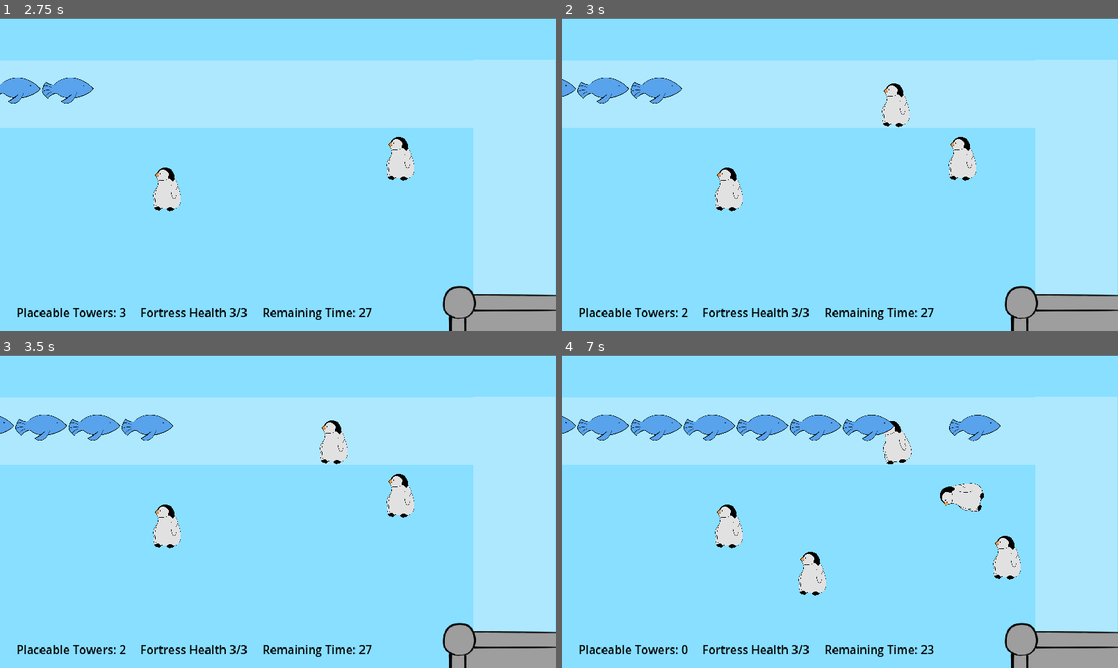
Above: before the commit, frames 1-4 (two rows, left to right).
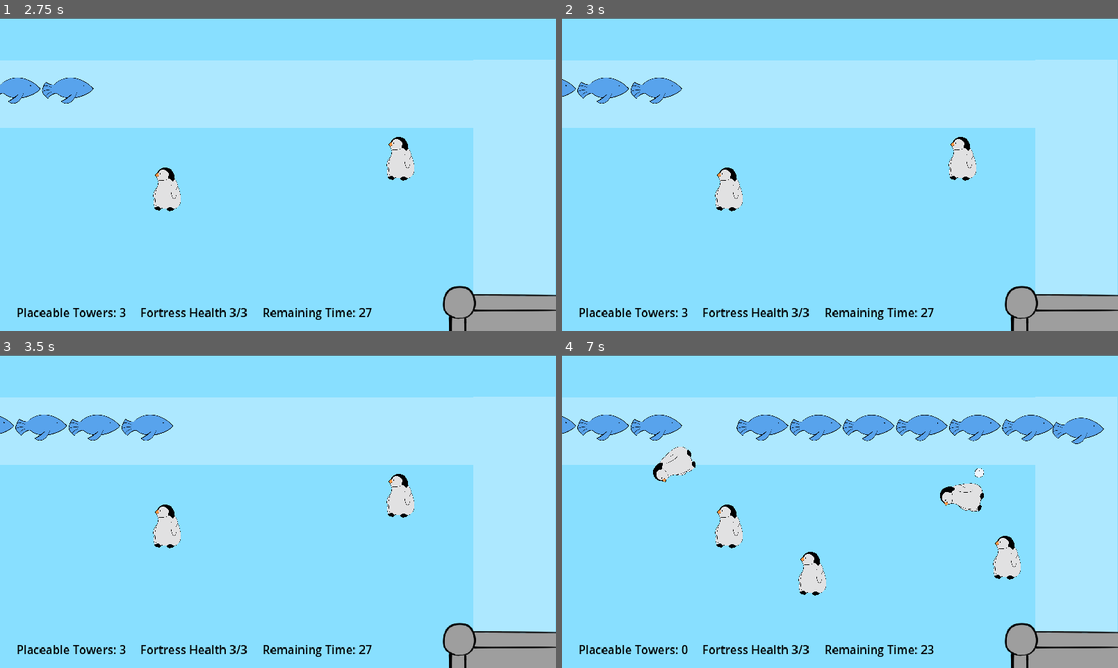
Above: after the commit, the same moments.

Repository: TraighScott/PenguinDefense
Game: Godot game, scene res://menus/main_menu.tscn
The game is run twice, just before and just after one commit, with the same random seed, the same clock (stepped at 60 frames per second) and the same inputs.
Inputs (mouse positions are in pixels of both pictures, inside the frame that each line leads up to):
- Up to frame 1 (2.75 s): click "Start" at 0.5 s; tap Enter at 1.25 s; move the mouse to (400, 158) at 1.27 s; click (400, 158) at 1.35 s; move the mouse to (166, 190) at 2.02 s; click (166, 190) at 2.1 s
- Up to frame 2 (3 s): move the mouse to (895, 105) at 2.77 s; click (895, 105) at 2.85 s
- Up to frame 3 (3.5 s): no input
- Up to frame 4 (7 s): move the mouse to (812, 574) at 3.52 s; click (812, 574) at 3.6 s; move the mouse to (1006, 558) at 4.27 s; click (1006, 558) at 4.35 s; move the mouse to (673, 464) at 5.02 s; click (673, 464) at 5.1 s; move the mouse to (867, 511) at 5.77 s; click (867, 511) at 5.85 s; move the mouse to (756, 433) at 6.52 s; click (756, 433) at 6.6 s

Frame 1 is identical in both runs. In frame 2, 0.5% of the frame differs, in the area x 21-63%, y 20-96%; in frame 3, 0.5%; in frame 4, 2.9%, in the area x 16-98%, y 19-41%.

Commit message:
Make lane and fortress unplaceable for towers

Diff:
--- a/project/world/world.gd
+++ b/project/world/world.gd
@@ -4,6 +4,7 @@
 signal enemy_spawned
 
 var _tower_limit := 0
+var _can_place := true
 
 @onready var path = preload("res://enemy/path1.tscn")
 @onready var tower_scene = preload("res://tower/tower.tscn")
@@ -16,7 +17,7 @@
 	$FortressHealth.text = "Fortress Health %d/3" % fortress.health
 
 	if Input.is_action_just_pressed("spawn_tower"):
-		if _tower_limit < 5:
+		if _tower_limit < 5 and _can_place == true:
 			var mouse_pos := get_global_mouse_position()
 			var tower = tower_scene.instantiate()
 			get_node("Towers").add_child(tower)
@@ -36,3 +37,11 @@
 
 func _on_game_end_timer_timeout() -> void:
 	get_tree().change_scene_to_file("res://menus/win_menu.tscn")
+
+
+func _on_no_tower_area_mouse_entered() -> void:
+	_can_place = false
+
+
+func _on_no_tower_area_mouse_exited() -> void:
+	_can_place = true
--- a/project/world/world.tscn
+++ b/project/world/world.tscn
@@ -15,6 +15,18 @@
 font_size = 24
 font_color = Color(0, 0, 0, 1)
 
+[sub_resource type="RectangleShape2D" id="RectangleShape2D_r20c7"]
+size = Vector2(1154, 140)
+
+[sub_resource type="RectangleShape2D" id="RectangleShape2D_g4ih3"]
+size = Vector2(171, 419)
+
+[sub_resource type="RectangleShape2D" id="RectangleShape2D_kqhq4"]
+size = Vector2(20, 232)
+
+[sub_resource type="RectangleShape2D" id="RectangleShape2D_1te0v"]
+size = Vector2(232, 101)
+
 [node name="World" type="Node2D"]
 texture_filter = 1
 script = ExtResource("1_h8od5")
@@ -22,6 +34,7 @@
 [node name="Background" type="ColorRect" parent="."]
 offset_right = 1152.0
 offset_bottom = 648.0
+mouse_filter = 2
 color = Color(0.533333, 0.87451, 1, 1)
 
 [node name="EnemyPathBackground" type="ColorRect" parent="."]
@@ -30,6 +43,7 @@
 offset_right = 1108.0
 offset_bottom = 734.0
 scale = Vector2(1.33061, 0.863134)
+mouse_filter = 2
 color = Color(0.679755, 0.911014, 1, 1)
 
 [node name="EnemyPathBackground2" type="ColorRect" parent="."]
@@ -38,6 +52,7 @@
 offset_right = 1108.0
 offset_bottom = 735.0
 scale = Vector2(-7.67467, 0.214434)
+mouse_filter = 2
 color = Color(0.679755, 0.911014, 1, 1)
 
 [node name="Fortress" parent="." instance=ExtResource("2_k5qnd")]
@@ -81,6 +96,26 @@
 text = "Remaining Time: 30"
 label_settings = SubResource("LabelSettings_vqd1q")
 
+[node name="NoTowerArea" type="Area2D" parent="."]
+
+[node name="CollisionShape2D" type="CollisionShape2D" parent="NoTowerArea"]
+position = Vector2(575, 156)
+shape = SubResource("RectangleShape2D_r20c7")
+
+[node name="CollisionShape2D2" type="CollisionShape2D" parent="NoTowerArea"]
+position = Vector2(1065.5, 435.5)
+shape = SubResource("RectangleShape2D_g4ih3")
+
+[node name="CollisionShape2D3" type="CollisionShape2D" parent="NoTowerArea"]
+position = Vector2(9, 174)
+shape = SubResource("RectangleShape2D_kqhq4")
+
+[node name="CollisionShape2D4" type="CollisionShape2D" parent="NoTowerArea"]
+position = Vector2(1033, 595.5)
+shape = SubResource("RectangleShape2D_1te0v")
+
 [connection signal="enemy_spawned" from="." to="Fortress" method="_on_world_enemy_spawned"]
 [connection signal="timeout" from="EnemySpawnTimer" to="." method="_on_enemy_spawn_timer_timeout"]
 [connection signal="timeout" from="GameEndTimer" to="." method="_on_game_end_timer_timeout"]
+[connection signal="mouse_entered" from="NoTowerArea" to="." method="_on_no_tower_area_mouse_entered"]
+[connection signal="mouse_exited" from="NoTowerArea" to="." method="_on_no_tower_area_mouse_exited"]
Not shown: 1 places in project/world/world.tscn that only renumber resources
